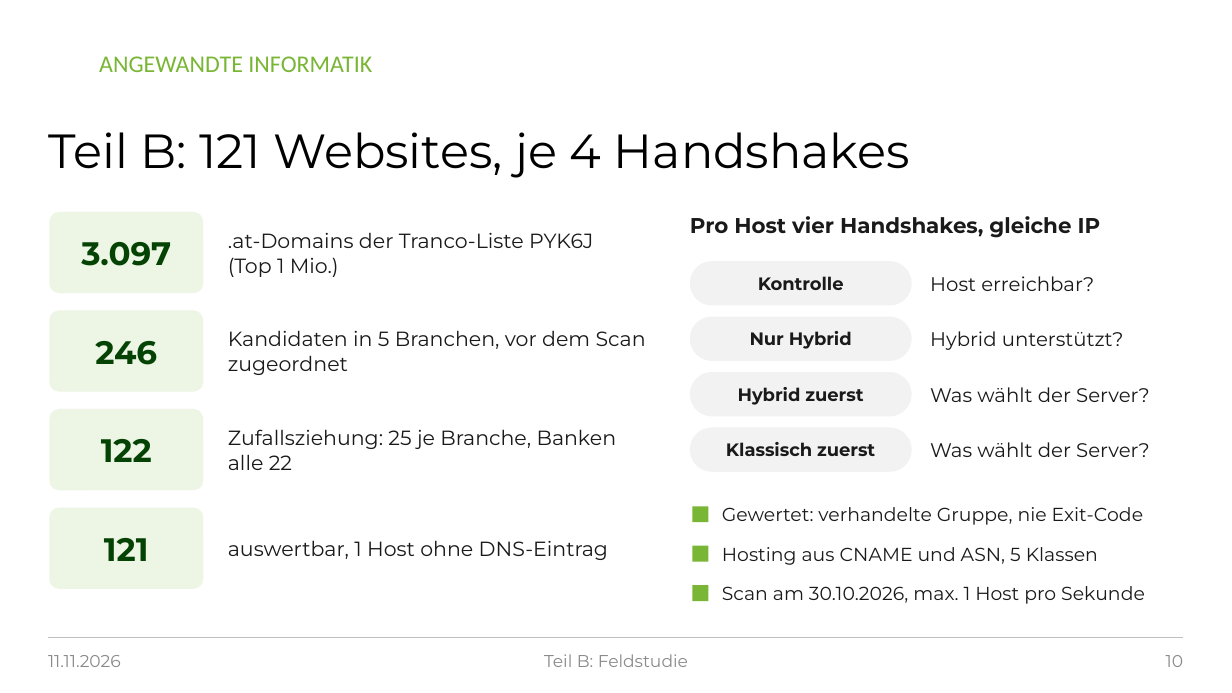
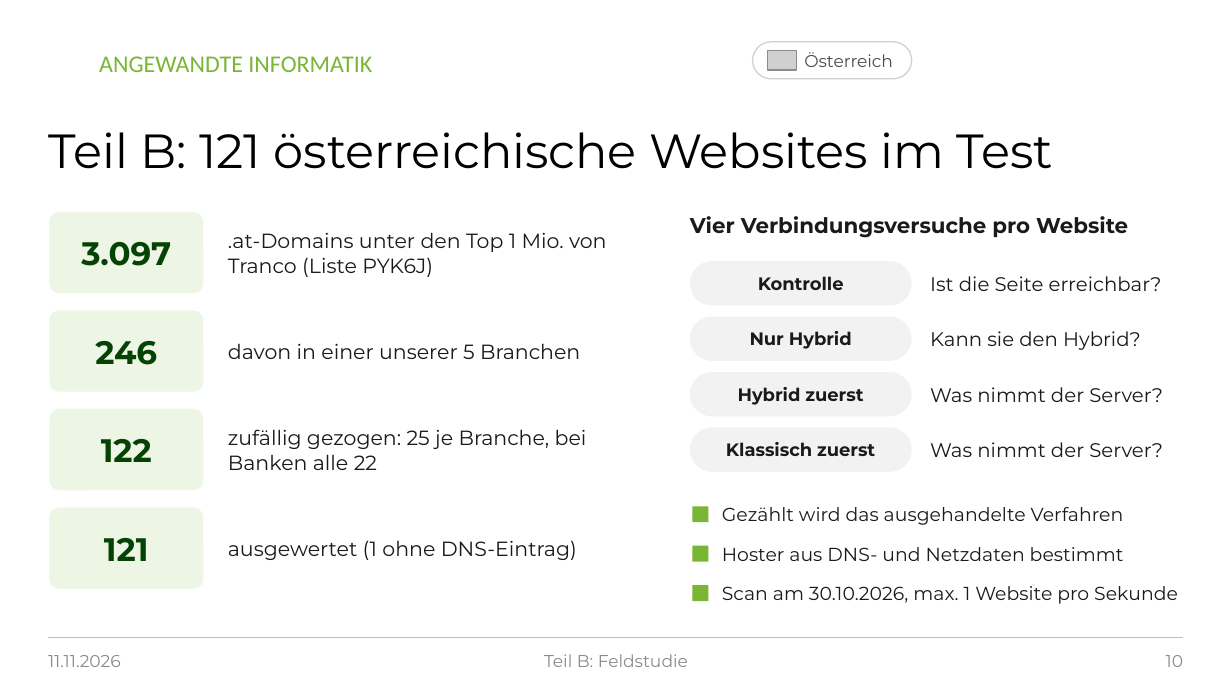
Before and after one commit to raphi98/singer-postquantum-experiment, a slide deck: slide 10 of praesentation/PQ-TLS_Praesentation_2026-11-11.pptx. Drawn at 1232x693 pixels with LibreOffice and Linux fonts; fonts in the diff are those of the drawing; grey boxes stand for pictures; background and template pictures are left out. Boxes give left, top, right and bottom in pixels: in the first picture for what was removed or moved away, otherwise in the second. Text is boxed around its words. In the diff, an @@ line names an element or a change of style, - is before the commit and + after.

```diff
--- a/praesentation/PQ-TLS_Praesentation_2026-11-11.pptx
+++ b/praesentation/PQ-TLS_Praesentation_2026-11-11.pptx
@@ rounded rectangle added at (753, 42, 912, 79), fill #FFFFFF, outline #D0D0D0 0.75 pt @@
@@ picture added at (768, 51, 797, 70) @@
@@ text added at (804, 52, 893, 67), 10 pt, text #4D4D4D @@
+Österreich
@@ title at (49, 132, 1054, 169): text changed @@
-Teil B: 121 Websites, je 4 Handshakes
+Teil B: 121 österreichische Websites im Test
@@ text at (228, 232, 607, 277): text changed @@
-.at-Domains der Tranco-Liste PYK6J (Top 1 Mio.)
+.at-Domains unter den Top 1 Mio. von Tranco (Liste PYK6J)
@@ text at (690, 216, 1128, 238): text changed @@
-Pro Host vier Handshakes, gleiche IP
+Vier Verbindungsversuche pro Website
@@ text at (930, 276, 1162, 291): text changed @@
-Host erreichbar?
+Ist die Seite erreichbar?
@@ text at (228, 343, 580, 359): text changed @@
-Kandidaten in 5 Branchen, vor dem Scan zugeordnet
+davon in einer unserer 5 Branchen
@@ text at (930, 331, 1141, 350): text changed @@
-Hybrid unterstützt?
+Kann sie den Hybrid?
@@ text at (930, 387, 1163, 402): text changed @@
-Was wählt der Server?
+Was nimmt der Server?
@@ text at (228, 429, 587, 470): text changed @@
-Zufallsziehung: 25 je Branche, Banken alle 22
+zufällig gezogen: 25 je Branche, bei Banken alle 22
@@ text at (930, 442, 1163, 457): text changed @@
-Was wählt der Server?
+Was nimmt der Server?
@@ text at (722, 507, 1124, 525): text changed @@
-Gewertet: verhandelte Gruppe, nie Exit-Code
+Gezählt wird das ausgehandelte Verfahren
@@ text at (228, 540, 577, 560): text changed @@
-auswertbar, 1 Host ohne DNS-Eintrag
+ausgewertet (1 ohne DNS-Eintrag)
@@ text at (722, 547, 1124, 561): text changed @@
-Hosting aus CNAME und ASN, 5 Klassen
+Hoster aus DNS- und Netzdaten bestimmt
@@ text at (722, 586, 1178, 604): text changed @@
-Scan am 30.10.2026, max. 1 Host pro Sekunde
+Scan am 30.10.2026, max. 1 Website pro Sekunde
```
Also in this commit, not shown: 22 other slides changed, 2 other files.
